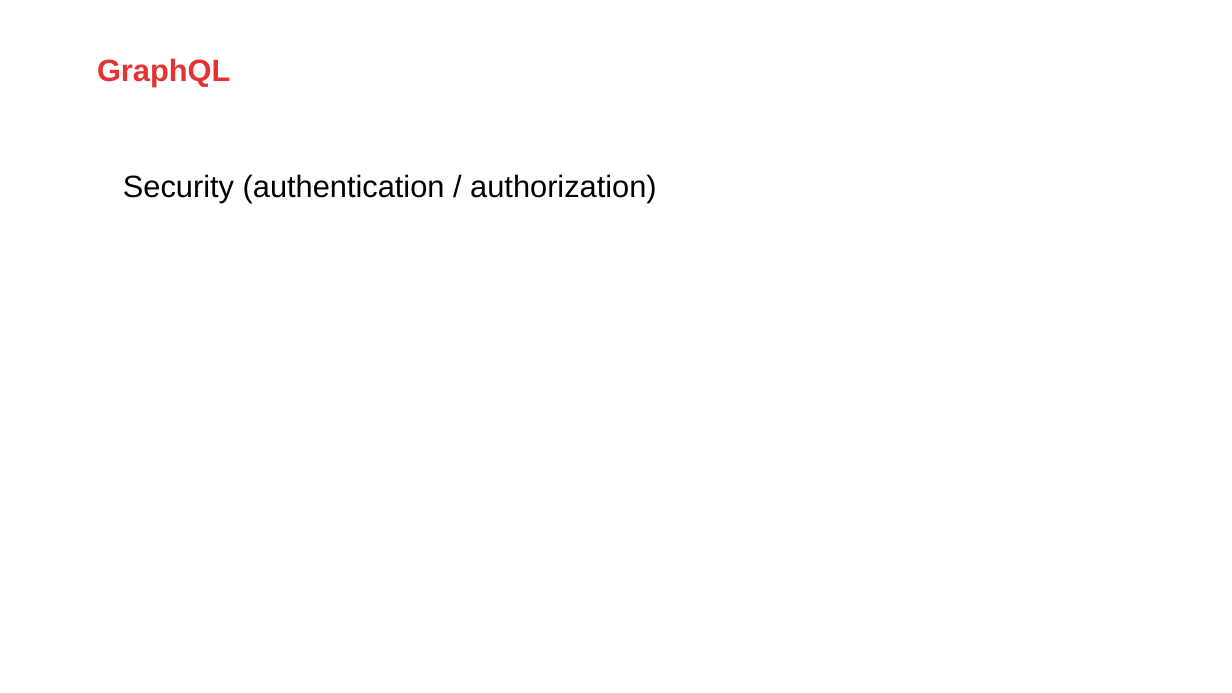
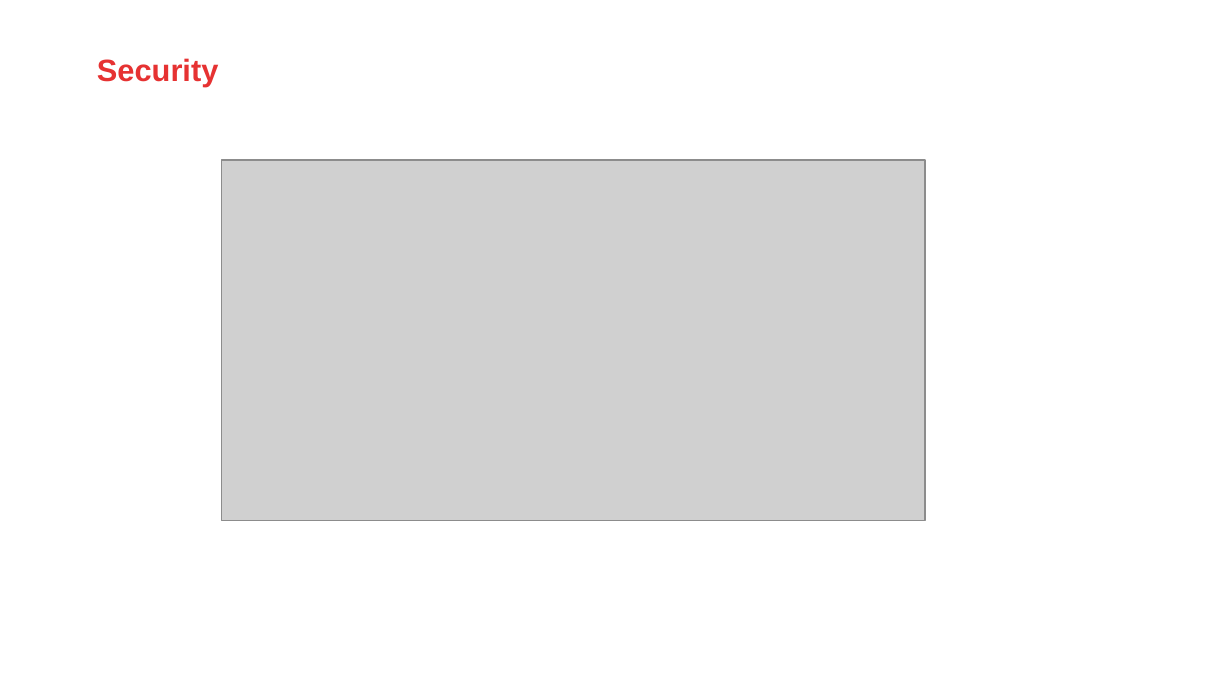
Before and after one commit to AMIS-Services/sig-graphql, a slide deck: slide 8 of slides/graphq-slides.pptx (slide 11 before the commit). Drawn at 1232x693 pixels with LibreOffice and Linux fonts; fonts in the diff are those of the drawing; grey boxes stand for pictures; background and template pictures are left out. Boxes give left, top, right and bottom in pixels: in the first picture for what was removed or moved away, otherwise in the second. Text is boxed around its words. In the diff, an @@ line names an element or a change of style, - is before the commit and + after.

```diff
--- a/slides/graphq-slides.pptx
+++ b/slides/graphq-slides.pptx
@@ text at <box>97,58,218,86</box>: text changed @@
-GraphQL
+Security
@@ text removed at <box>123,174,656,202</box> @@
-Security (authentication / authorization)
@@ picture added at <box>222,160,925,521</box> @@
```
Also in this commit, not shown: 6 other slides changed, 6 slides added, 3 slides removed, 1 other file.
